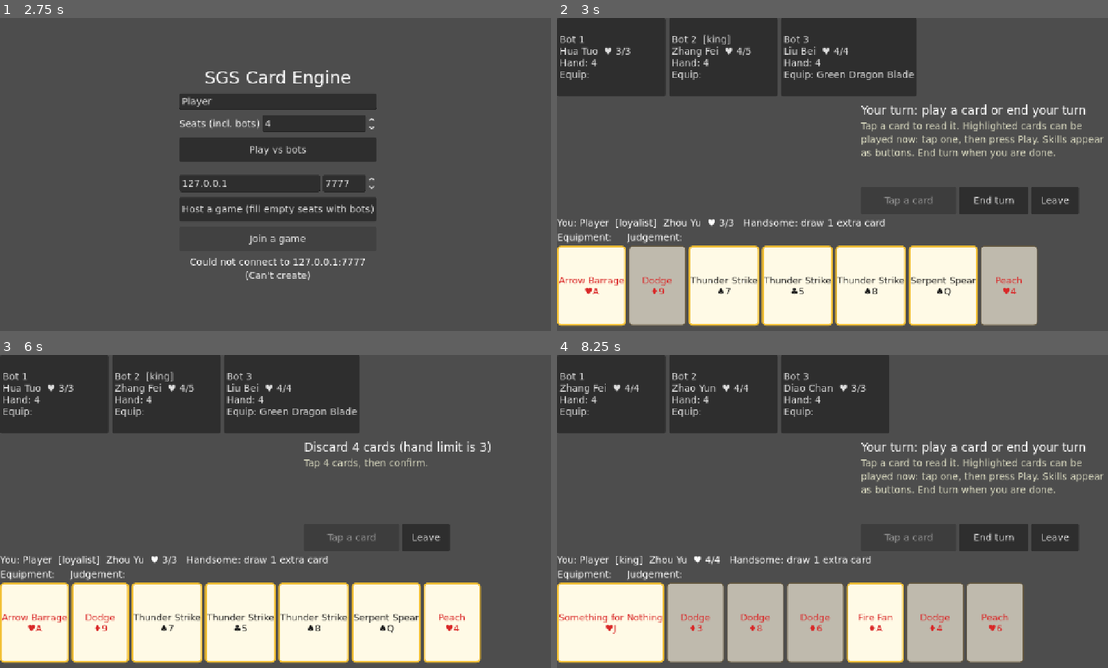
Above: before the commit, frames 1-4 (two rows, left to right).
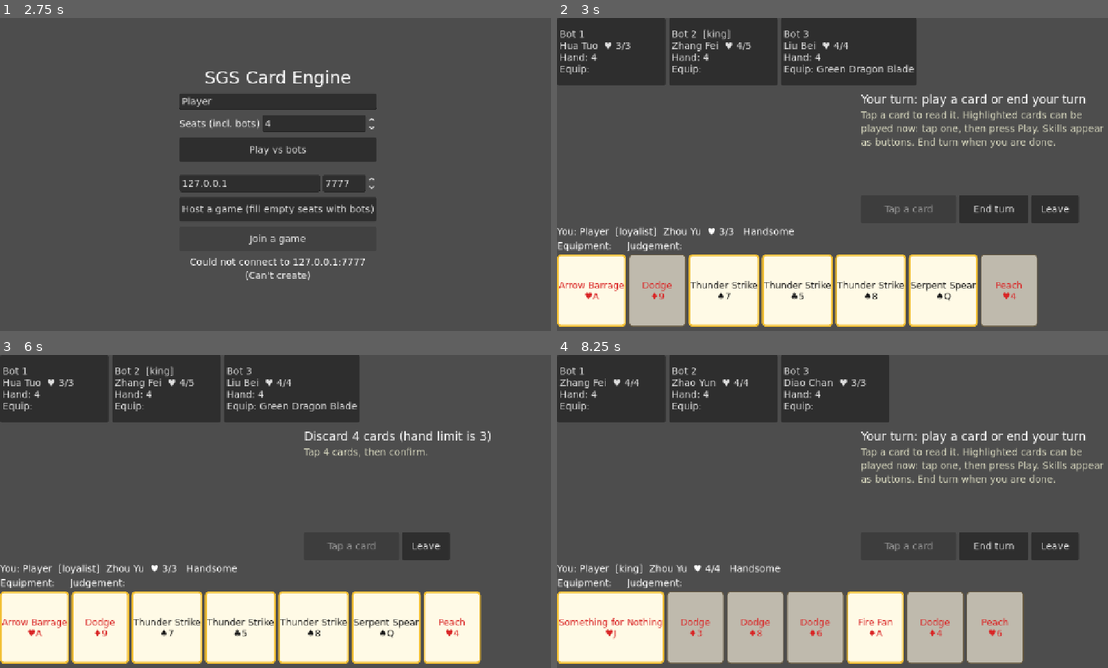
Above: after the commit, the same moments.

Repository: dabbers/SGS
Game: Godot game, scene res://ui/main_menu.tscn
The game is run twice, just before and just after one commit, with the same random seed, the same clock (stepped at 60 frames per second) and the same inputs.
Inputs:
- Up to frame 1 (2.75 s): click "Host a game (fill empty seats…" at 0.5 s; click "Host a game (fill empty seats…" at 1.25 s; click "Join a game" at 2 s
- Up to frame 2 (3 s): click "Play vs bots" at 2.75 s
- Up to frame 3 (6 s): click "Bot 1 Hua Tuo ♥ 3/3 Hand: 4 E…" at 3.5 s; click "Bot 2 [king] Zhang Fei ♥ 4/5 …" at 4.25 s; click "Bot 3 Liu Bei ♥ 4/4 Hand: 4 E…" at 5 s; click "End turn" at 5.75 s
- Up to frame 4 (8.25 s): click "Leave" at 6.5 s; click "Join a game" at 7.25 s; click "Play vs bots" at 8 s

Frame 1 is identical in both runs. In frame 2, 16% of the frame differs, in the area x 0-100%, y 3-99%; in frame 3, 13%; in frame 4, 14%.

Commit message:
Table: fit the layout at 720p, wrap the player line
Co-Authored-By: Claude Fable 5.1 <noreply@anthropic.com>
Claude-Session: https://claude.ai/code/session_01BZtVwyaj5Fh4SPjhnVF5Vp

Diff:
--- a/godot/ui/card_button.gd
+++ b/godot/ui/card_button.gd
@@ -19,7 +19,7 @@
 func setup(cid: int, info: Dictionary, defs: Dictionary) -> void:
 	card_id = cid
 	toggle_mode = false
-	custom_minimum_size = Vector2(132, 184)
+	custom_minimum_size = Vector2(132, 166)
 	add_theme_font_size_override("font_size", 21)
 	size_flags_vertical = Control.SIZE_SHRINK_END
 	if info.has("def"):
--- a/godot/ui/table.gd
+++ b/godot/ui/table.gd
@@ -62,7 +62,7 @@
 	add_child(root)
 
 	var top_scroll := ScrollContainer.new()
-	top_scroll.custom_minimum_size.y = 190
+	top_scroll.custom_minimum_size.y = 165
 	top_scroll.horizontal_scroll_mode = ScrollContainer.SCROLL_MODE_AUTO
 	top_scroll.vertical_scroll_mode = ScrollContainer.SCROLL_MODE_DISABLED
 	root.add_child(top_scroll)
@@ -126,11 +126,12 @@
 	var bottom := VBoxContainer.new()
 	root.add_child(bottom)
 	my_info = Label.new()
+	my_info.autowrap_mode = TextServer.AUTOWRAP_WORD_SMART
 	bottom.add_child(my_info)
 	my_equip = Label.new()
 	bottom.add_child(my_equip)
 	var hand_scroll := ScrollContainer.new()
-	hand_scroll.custom_minimum_size.y = 196
+	hand_scroll.custom_minimum_size.y = 176
 	hand_scroll.vertical_scroll_mode = ScrollContainer.SCROLL_MODE_DISABLED
 	bottom.add_child(hand_scroll)
 	hand_row = HBoxContainer.new()
@@ -190,7 +191,7 @@
 		var p: Dictionary = players[(me + i) % n]
 		var seat := int(p["id"])
 		var b := Button.new()
-		b.custom_minimum_size = Vector2(250, 180)
+		b.custom_minimum_size = Vector2(250, 155)
 		b.alignment = HORIZONTAL_ALIGNMENT_LEFT
 		b.text = _seat_text(snap, p)
 		b.disabled = not p["alive"]
@@ -237,7 +238,8 @@
 		return
 	var hero: Dictionary = _hero_of(snap, session.my_seat)
 	my_info.text = "You: %s  [%s]  %s  ♥ %d/%d   %s" % [p["name"], p["role"], hero.get("name", ""), int(p["hp"]), int(p["max_hp"]),
-		"  |  ".join(hero.get("skills", []).map(func(s): return s["label"]))]
+		"  |  ".join(hero.get("skills", []).map(func(s): return s["label"].split(":")[0]))]
+	my_info.tooltip_text = "\n".join(hero.get("skills", []).map(func(s): return s["label"]))
 	my_equip.text = "Equipment: " + _zone_names(snap, "equip:%d" % session.my_seat) + "    Judgement: " + _zone_names(snap, "judge:%d" % session.my_seat)
 	for c in hand_row.get_children():
 		c.queue_free()
Not shown, changed: godot/tools/web_shell.html
